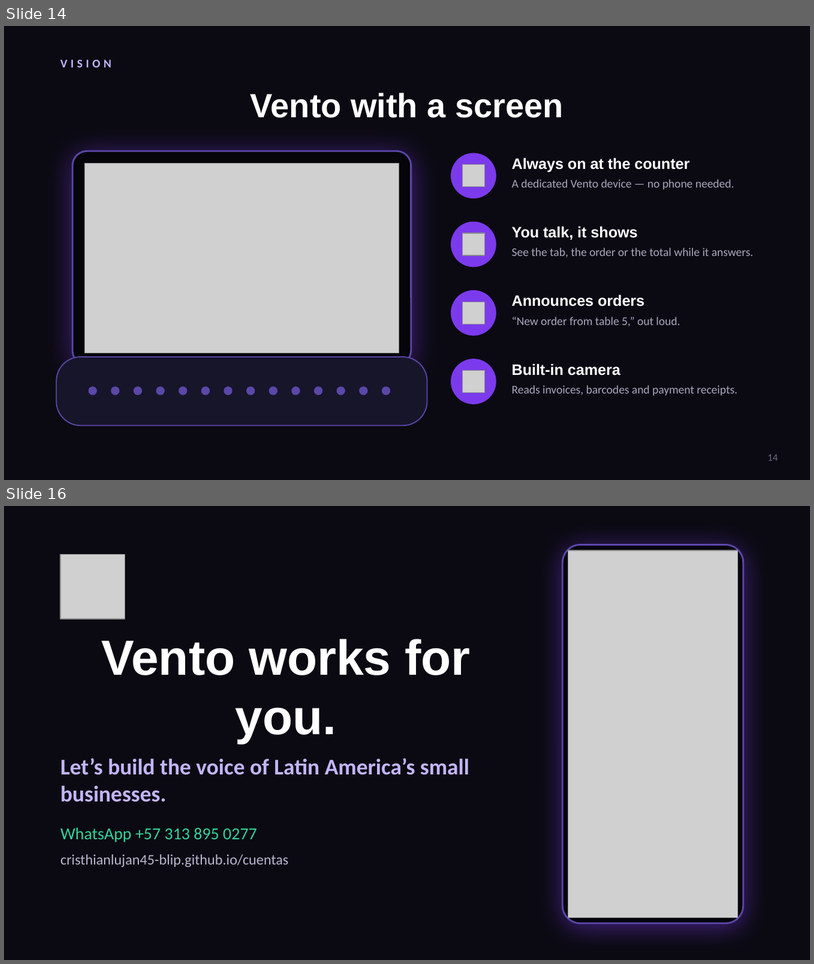
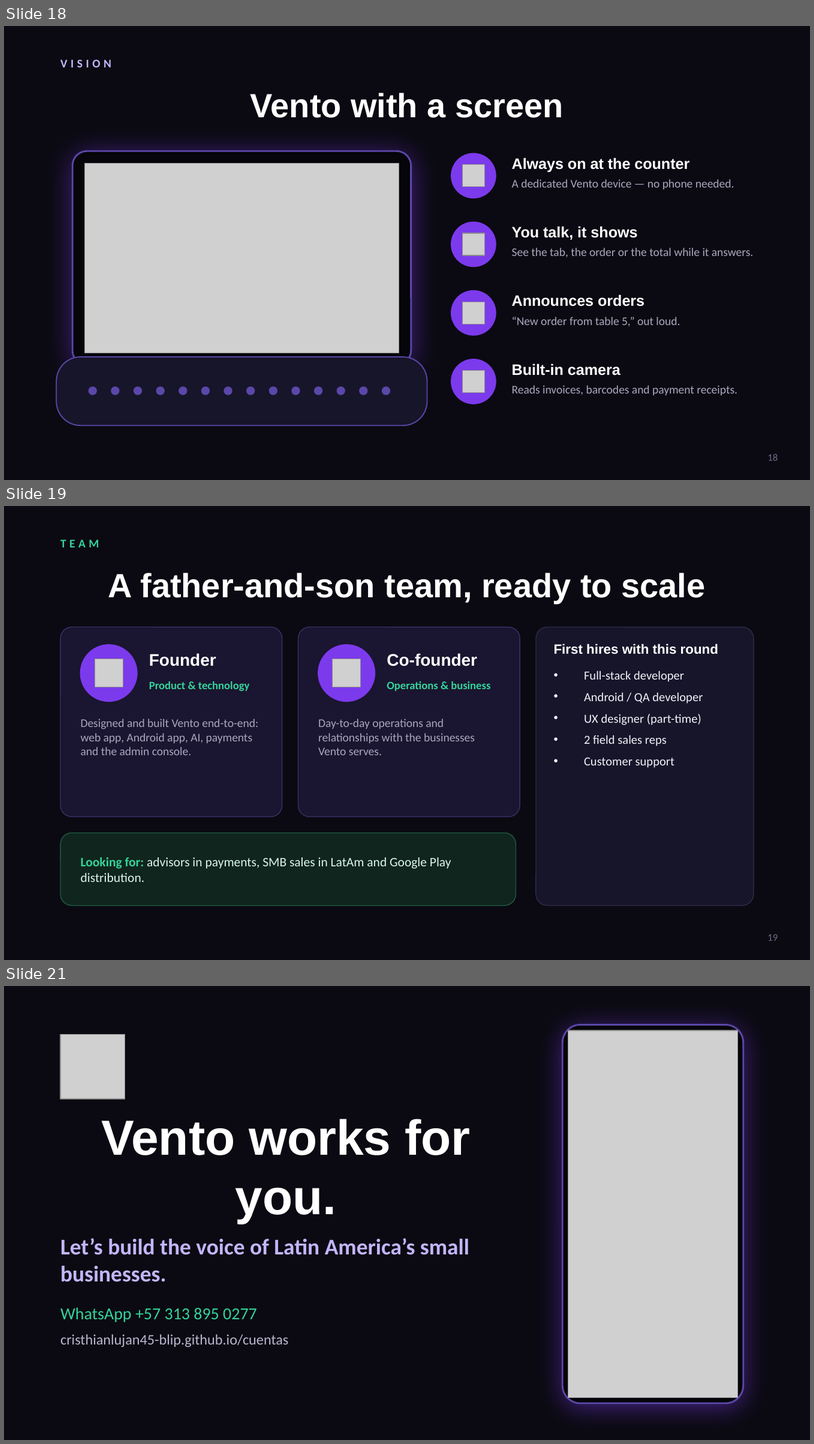
Before and after one commit to cristhianlujan45-blip/cuentas, a slide deck: ventas/Vento-pitch.pptx. Shown one above the other, each under a label of ours: slides 14 and 16 before the commit, slides 18, 19 and 21 after it; the slides between them are not shown. The pictures are 814x964 and 814x1444 pixels, drawn with LibreOffice and Linux fonts; fonts in the diff are those of the drawing; grey boxes stand for pictures; background and template pictures are left out. Boxes give left, top, right and bottom in pixels: in the first picture for what was removed or moved away, otherwise in the second. Text is boxed around its words. In the diff, an @@ line names an element or a change of style, - is before the commit and + after.

```diff
--- a/ventas/Vento-pitch.pptx
+++ b/ventas/Vento-pitch.pptx
@@ slide 19 added at (4,506,810,960), background picture (left out) @@
@@ text added at (60,540,99,547), 10.5 pt, text #34D399, bold @@
+TEAM
@@ title added at (108,573,705,603), 30 pt, text #FFFFFF, bold @@
+A father-and-son team, ready to scale
@@ rounded rectangle added at (60,627,282,816), fill #1A1530, outline #3B2F66 0.75 pt @@
@@ rounded rectangle added at (299,627,520,816), fill #1A1530, outline #3B2F66 0.75 pt @@
@@ rounded rectangle added at (536,627,754,905), fill #17152A, outline #2E2A48 0.75 pt @@
@@ ellipse added at (81,645,137,701), fill #7C3AED, outline #7C3AED 1 pt @@
@@ ellipse added at (318,645,375,701), fill #7C3AED, outline #7C3AED 1 pt @@
@@ text added at (554,643,719,654), 12 pt, text #FFFFFF, bold @@
+First hires with this round
@@ picture added at (95,659,123,687) @@
@@ text added at (149,653,216,666), 15 pt, text #FFFFFF, bold @@
+Founder
@@ picture added at (333,659,361,687) @@
@@ text added at (387,653,477,666), 15 pt, text #FFFFFF, bold @@
+Co-founder
@@ text added at (149,681,250,691), 10 pt, text #34D399, bold @@
+Product & technology
@@ text added at (387,681,491,691), 10 pt, text #34D399, bold @@
+Operations & business
@@ text added at (584,670,703,768), 11 pt, text #F2F1F7 @@
+• Full-stack developer
+• Android / QA developer
+• UX designer (part-time)
+• 2 field sales reps
+• Customer support
@@ text added at (81,718,258,755), 10.5 pt, text #A9A6BD @@
+Designed and built Vento end-to-end: web app, Android app, AI, payments and the admin console.
@@ text added at (318,718,475,755), 10.5 pt, text #A9A6BD @@
+Day-to-day operations and relationships with the businesses Vento serves.
@@ rounded rectangle added at (60,832,516,905), fill #10251D, outline #1F5A44 0.75 pt @@
@@ text added at (81,857,452,882), 11.5 pt, text #D9F7EC @@
+Looking for: advisors in payments, SMB sales in LatAm and Google Play distribution.
@@ page number added at (768,934,778,940), 9 pt, text #6E6A85 @@
+19
@@ what was slide 14 is now slide 18 @@
@@ page number at (768,453,778,460): text changed @@
-14
+18
@@ what was slide 16 is now slide 21 @@
```
Also in this commit, not shown: 5 other slides added, 1 slide removed, 4 other files.
